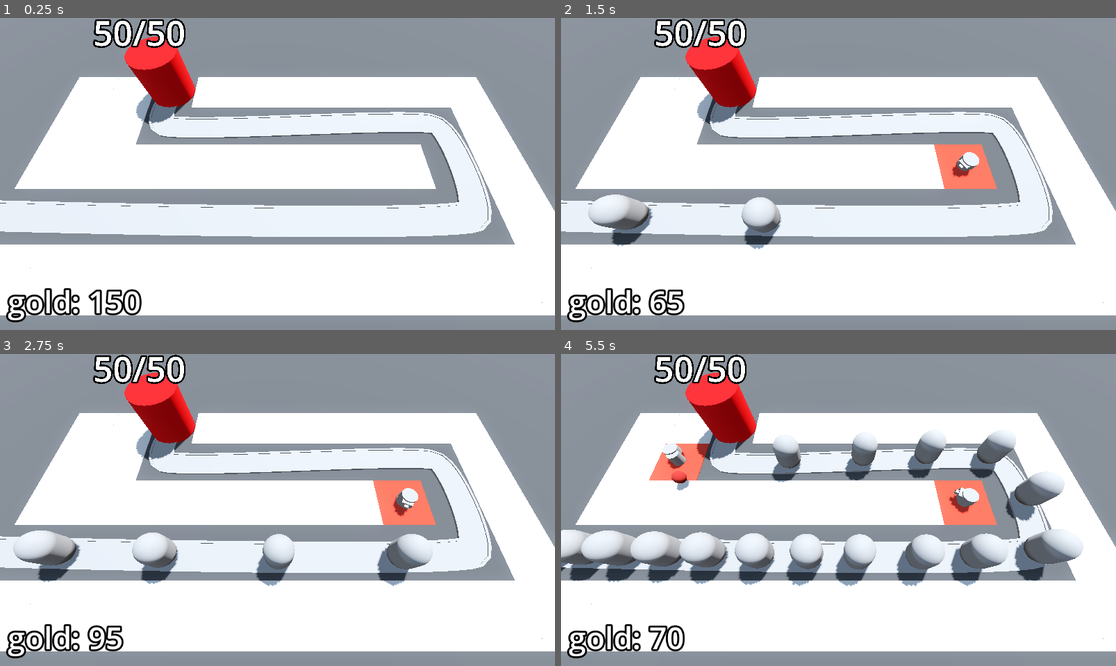
Above: before the commit, frames 1-4 (two rows, left to right).
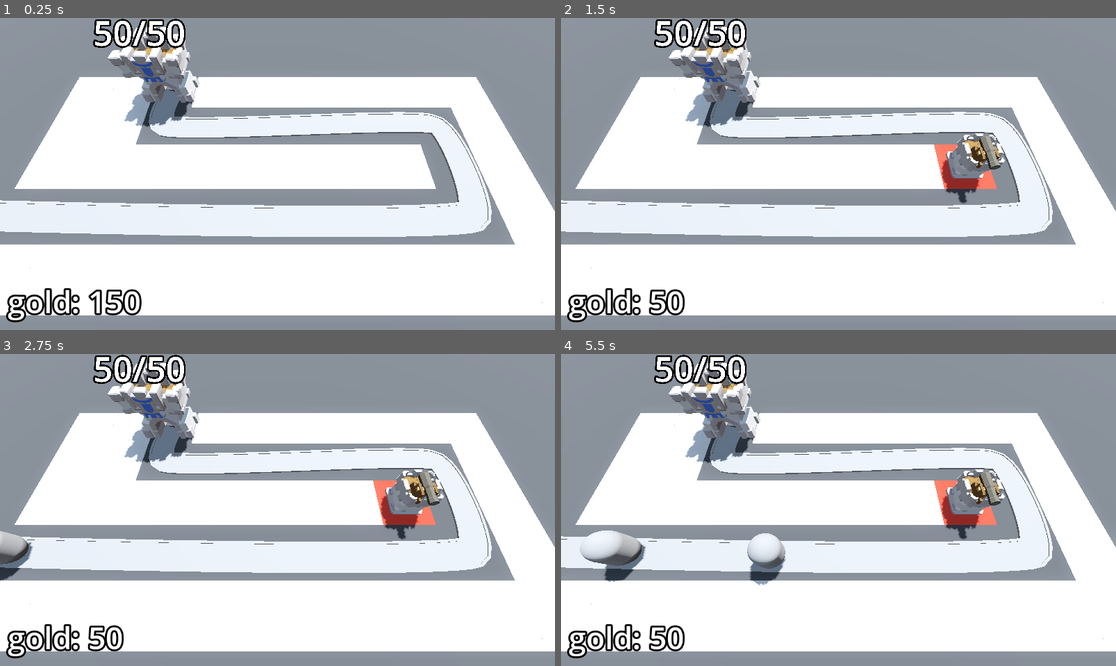
Above: after the commit, the same moments.

Repository: t04glovern/TinyTowerDefense
Game: Godot game, scene res://Levels/BaseLevel.tscn
The game is run twice, just before and just after one commit, with the same random seed, the same clock (stepped at 60 frames per second) and the same inputs.
Inputs (mouse positions are in pixels of both pictures, inside the frame that each line leads up to):
- Up to frame 1 (0.25 s): no input
- Up to frame 2 (1.5 s): move the mouse to (960, 158) at 0.52 s; press the mouse at (960, 158) at 0.53 s; move the mouse to (727, 189) at 1.27 s; release the mouse at (727, 189) at 1.28 s; click (727, 189) at 1.35 s
- Up to frame 3 (2.75 s): move the mouse to (333, 441) at 2.02 s; press the mouse at (333, 441) at 2.03 s
- Up to frame 4 (5.5 s): move the mouse to (810, 572) at 2.77 s; release the mouse at (810, 572) at 2.78 s; click (810, 572) at 2.85 s; move the mouse to (1005, 556) at 3.52 s; press the mouse at (1005, 556) at 3.53 s; move the mouse to (672, 463) at 4.27 s; release the mouse at (672, 463) at 4.28 s; click (672, 463) at 4.35 s; move the mouse to (866, 510) at 5.02 s; press the mouse at (866, 510) at 5.03 s

The runs differ from the first frame. In frame 1, 2.6% of the frame differs, in the area x 19-36%, y 2-35%; in frame 2, 5.9%; in frame 3, 8.2%; in frame 4, 15%, in the area x 0-95%, y 2-96%.

Commit message:
60. Using GLTF Files

Diff:
--- a/Base/base.gd
+++ b/Base/base.gd
@@ -18,7 +18,7 @@
 
 func _ready() -> void:
     current_health = max_health
-    Engine.time_scale = 5
+    # Engine.time_scale = 5
 
 
 func take_damage() -> void:
--- a/Base/base.tscn
+++ b/Base/base.tscn
@@ -1,20 +1,11 @@
 [gd_scene load_steps=3 format=3 uid="uid://btse5h37wx5rm"]
 
 [ext_resource type="Script" path="res://Base/base.gd" id="1_868rj"]
-
-[sub_resource type="StandardMaterial3D" id="StandardMaterial3D_dpngi"]
-albedo_color = Color(0.886275, 0, 0.0196078, 1)
+[ext_resource type="PackedScene" uid="uid://d36j4xxfh6rf" path="res://Assets/Base.glb" id="2_8fclr"]
 
 [node name="Base" type="Node3D" groups=["base"]]
 transform = Transform3D(1, 0, 0, 0, 1, 0, 0, 0, 1, -10, 0, -6)
 script = ExtResource("1_868rj")
-
-[node name="CSGCylinder3D" type="CSGCylinder3D" parent="."]
-transform = Transform3D(1, 0, 0, 0, 1, 0, 0, 0, 1, 0, 2, 0)
-radius = 2.0
-height = 4.0
-sides = 32
-material = SubResource("StandardMaterial3D_dpngi")
 
 [node name="Label3D" type="Label3D" parent="."]
 transform = Transform3D(1, 0, 0, 0, 1, 0, 0, 0, 1, 0, 5.5, 0)
@@ -22,3 +13,5 @@
 text = "starting health"
 font_size = 500
 outline_size = 100
+
+[node name="Base" parent="." instance=ExtResource("2_8fclr")]
--- a/Turret/turret.gd
+++ b/Turret/turret.gd
@@ -9,19 +9,21 @@
 
 @onready var turret_top: Node3D = $TurretBase/TurretTop
 @onready var animation_player: AnimationPlayer = $AnimationPlayer
+@onready var cannon: Node3D = $TurretBase/TurretTop/Cannon
+@onready var turret_base: Node3D = $TurretBase
 
 
 func _physics_process(_delta: float) -> void:
 	target = find_best_target()
 	if target:
-		look_at(target.global_position, Vector3.UP, true)
+		turret_base.look_at(target.global_position, Vector3.UP, true)
 
 
 func _on_timer_timeout() -> void:
 	if target:
 		var shot = projectile.instantiate()
 		add_child(shot)
-		shot.global_position = turret_top.global_position
+		shot.global_position = cannon.global_position
 		shot.direction = turret_top.global_transform.basis.z
 		animation_player.play("fire")
 
--- a/Turret/turret.tscn
+++ b/Turret/turret.tscn
@@ -1,21 +1,9 @@
-[gd_scene load_steps=10 format=3 uid="uid://cp2lgmmanou8a"]
+[gd_scene load_steps=8 format=3 uid="uid://cp2lgmmanou8a"]
 
 [ext_resource type="PackedScene" uid="uid://dcph50c1uvbrn" path="res://Turret/projectile.tscn" id="1_6nq2k"]
 [ext_resource type="Script" path="res://Turret/turret.gd" id="1_yb2o5"]
-
-[sub_resource type="CylinderMesh" id="CylinderMesh_jqhif"]
-height = 1.0
-
-[sub_resource type="CylinderMesh" id="CylinderMesh_64qrd"]
-top_radius = 0.6
-bottom_radius = 0.6
-height = 0.6
-
-[sub_resource type="BoxMesh" id="BoxMesh_mbmem"]
-size = Vector3(0.8, 0.4, 0.4)
-
-[sub_resource type="BoxMesh" id="BoxMesh_3tnt1"]
-size = Vector3(0.3, 0.2, 0.4)
+[ext_resource type="PackedScene" uid="uid://beht0wv76olty" path="res://Assets/Cannon.glb" id="3_d4vbh"]
+[ext_resource type="PackedScene" uid="uid://cwe82ycixtnt7" path="res://Assets/TurretBase.glb" id="4_rn8up"]
 
 [sub_resource type="Animation" id="Animation_4kaap"]
 resource_name = "fire"
@@ -58,21 +46,14 @@
 script = ExtResource("1_yb2o5")
 projectile = ExtResource("1_6nq2k")
 
-[node name="TurretBase" type="MeshInstance3D" parent="."]
+[node name="TurretBase" type="Node3D" parent="."]
 transform = Transform3D(1, 0, 0, 0, 1, 0, 0, 0, 1, 0, 0.5, 0)
-mesh = SubResource("CylinderMesh_jqhif")
 
-[node name="TurretTop" type="MeshInstance3D" parent="TurretBase"]
+[node name="TurretTop" type="Node3D" parent="TurretBase"]
 transform = Transform3D(1, 0, 0, 0, 1, 0, 0, 0, 1, 0, 0.3, 0)
-mesh = SubResource("CylinderMesh_64qrd")
 
-[node name="Visor" type="MeshInstance3D" parent="TurretBase/TurretTop"]
-transform = Transform3D(1, 0, 0, 0, 1, 0, 0, 0, 1, 0, 0, 0.609584)
-mesh = SubResource("BoxMesh_mbmem")
-
-[node name="Barrel" type="MeshInstance3D" parent="TurretBase/TurretTop/Visor"]
-transform = Transform3D(1, 0, 0, 0, 1, 0, 0, 0, 1, 0, 0, 0.23912)
-mesh = SubResource("BoxMesh_3tnt1")
+[node name="Cannon" parent="TurretBase/TurretTop" instance=ExtResource("3_d4vbh")]
+transform = Transform3D(1, 0, 0, 0, 1, 0, 0, 0, 1, 0, 1.3, 0.5)
 
 [node name="Timer" type="Timer" parent="."]
 autostart = true
@@ -82,4 +63,6 @@
 "": SubResource("AnimationLibrary_acqnm")
 }
 
+[node name="TurretBase2" parent="." instance=ExtResource("4_rn8up")]
+
 [connection signal="timeout" from="Timer" to="." method="_on_timer_timeout"]
Binary file added: Assets/Base.glb
Not shown, added: Assets/Base.glb.import
Binary file added: Assets/Base_Castle-metallic.png-Castle-roughness.png
Not shown, added: Assets/Base_Castle-metallic.png-Castle-roughness.png.import
Binary file added: Assets/Base_castle-colour-palette.png
Not shown, added: Assets/Base_castle-colour-palette.png.import
Binary file added: Assets/Cannon.glb
Not shown, added: Assets/Cannon.glb.import
Binary file added: Assets/Cannon_Castle-metallic.png-Castle-roughness.png
Not shown, added: Assets/Cannon_Castle-metallic.png-Castle-roughness.png.import
Binary file added: Assets/Cannon_castle-colour-palette.png
Not shown, added: Assets/Cannon_castle-colour-palette.png.import
(and 18 more such lines)
